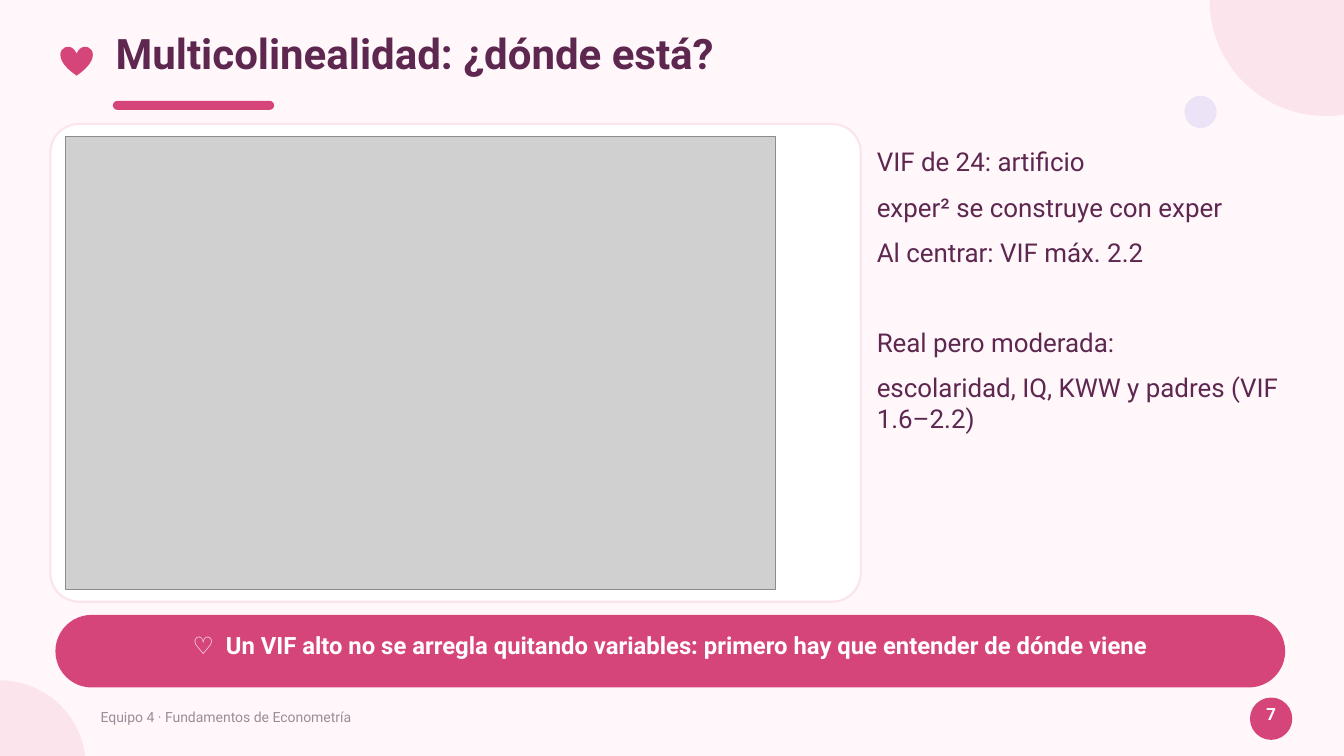
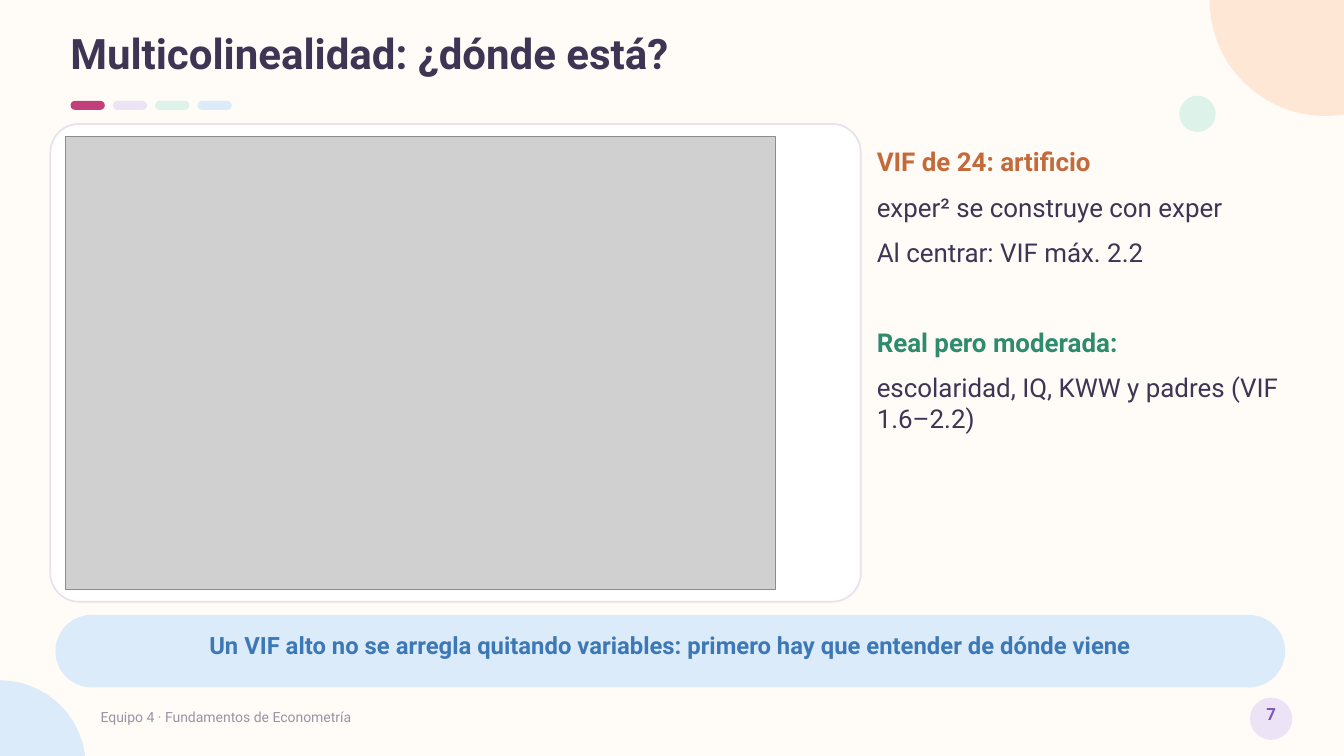
Before and after one commit to ximeelaraa/mincer-multicolinealidad, a slide deck: slide 7 of Presentacion_Final.pptx. Drawn at 1344x756 pixels with LibreOffice and Linux fonts; fonts in the diff are those of the drawing; grey boxes stand for pictures. Boxes give left, top, right and bottom in pixels: in the first picture for what was removed or moved away, otherwise in the second. Text is boxed around its words. In the diff, an @@ line names an element or a change of style, - is before the commit and + after.

```diff
--- a/Presentacion_Final.pptx
+++ b/Presentacion_Final.pptx
@@ background #FFF7FA to #FFFBF7 @@
@@ text "Multicolinealidad: ¿dónde está?": place and size @@
-text "Multicolinealidad: ¿dónde está?" at (116,37,714,77)
+text "Multicolinealidad: ¿dónde está?" at (70,37,668,77)
@@ text "Multicolinealidad: ¿dónde está?" at (70,37,668,77): text colour #5E2750 to #3D3553 @@
@@ ellipse at (1210,0,1344,116): fill #FCE4EC to #FFE7D6 @@
@@ heart removed at (60,46,93,76) @@
@@ rounded rectangle added at (71,101,105,110), fill #C2407A @@
@@ rounded rectangle removed at (113,101,274,110) @@
@@ rounded rectangle added at (113,101,147,110), fill #EDE3F7 @@
@@ rounded rectangle added at (155,101,190,110), fill #DDF3EA @@
@@ rounded rectangle added at (198,101,232,110), fill #DCEBFA @@
@@ ellipse: place and size @@
-ellipse at (1185,96,1217,128)
+ellipse at (1180,96,1216,132)
@@ ellipse at (1180,96,1216,132): fill #EDE3F7 to #DDF3EA @@
@@ rounded rectangle at (50,124,861,602): outline #FCE4EC 1.5 pt to #E7E2EC 1.25 pt @@
@@ text "VIF de 24: artificio" at (877,151,1278,434): text colour #5E2750 to #C46A3A in "VIF de 24: artificio"; bold on in "VIF de 24: artificio", "Real pero moderada:"; text colour #5E2750 to #3D3553 in "exper² se construye con exper", "Al centrar: VIF máx. 2.2", "escolaridad, IQ, KWW y padres (VIF 1.6–2.2)"; text colour #5E2750 to #2E8B6E in "Real pero moderada:" @@
@@ rounded rectangle at (55,615,1286,688): fill #D6457A to #DCEBFA @@
@@ text at (209,636,1130,659): text changed; text colour #FFFFFF to #3C78B5 @@
-♡ Un VIF alto no se arregla quitando variables: primero hay que entender de dónde viene
+Un VIF alto no se arregla quitando variables: primero hay que entender de dónde viene
@@ ellipse at (0,681,86,756): fill #FCE4EC to #DCEBFA @@
@@ text "7" at (1266,708,1276,720): text colour #FFFFFF to #7B57B8 @@
@@ ellipse at (1250,698,1293,740): fill #D6457A to #EDE3F7 @@
```
Also in this commit, not shown: 10 other slides changed, 8 other files.
